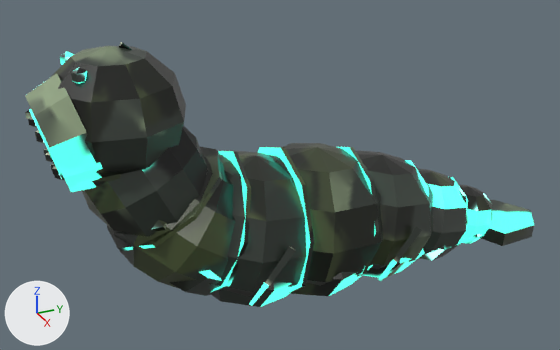
Renders of the glTF model assets/models/leech.glb from each side of a commit.
One viewpoint serves both versions: a camera (50 mm lens) standing at (1.243, -0.564, 0.857) and looking at (-0.026, 0.007, 0.223). Every picture has the same lights, and +X, +Y and +Z are marked at lower left. The older version comes first. Vertices at exactly the same position are counted once.

Names of what the first picture shows: 'LeechMesh'.
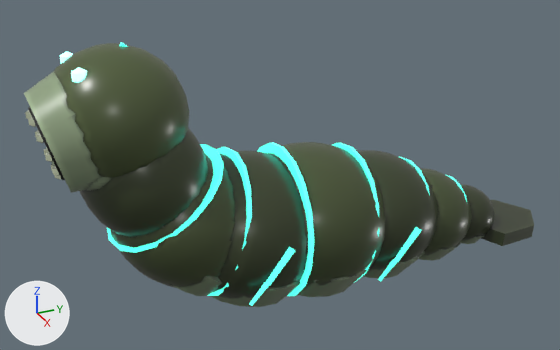
The change, as JSON lines over the scene's bpy script:
```json
{"block": "me_leechmesh", "where": "# used by ob_leechmesh; location = (0.0, 0.0, 0.0)"}
{"op": "remove", "block": "me_leechmesh", "code": "me_leechmesh.from_pydata(...)  # 934 vertices, 1684 faces; spans x -0.166..0.162, y -0.452..0.641, z -0.02..0.527"}
{"op": "add", "block": "me_leechmesh", "code": "me_leechmesh.from_pydata(...)  # 2610 vertices, 5036 faces; spans x -0.166..0.162, y -0.452..0.641, z -0.02..0.527"}
{"block": "me_leechmesh", "change": "me_leechmesh part 1: 1676 vertices added at x -0.16..0.16, y -0.449..0.513, z -0.018..0.52"}
{"block": "me_leechmesh", "change": "me_leechmesh part 2: 252 kept faces spanning x -0.166..0.162, y -0.452..0.641, z -0.005..0.527 get new texture (UV) coordinates"}
```

Pixel boxes [x1, y1, x2, y2] of what changed, in the pictures (560 x 350 px):
```json
{"object": "LeechMesh", "change": "reshaped", "before": [25, 42, 534, 307], "after": [24, 42, 534, 307]}
{"part": 1, "of": "me_leechmesh", "change": "added", "after": [24, 43, 495, 307], "on screen": "green"}
{"part": 2, "of": "me_leechmesh", "change": "surface changed", "before": [25, 42, 534, 306], "after": [25, 42, 534, 306]}
```
